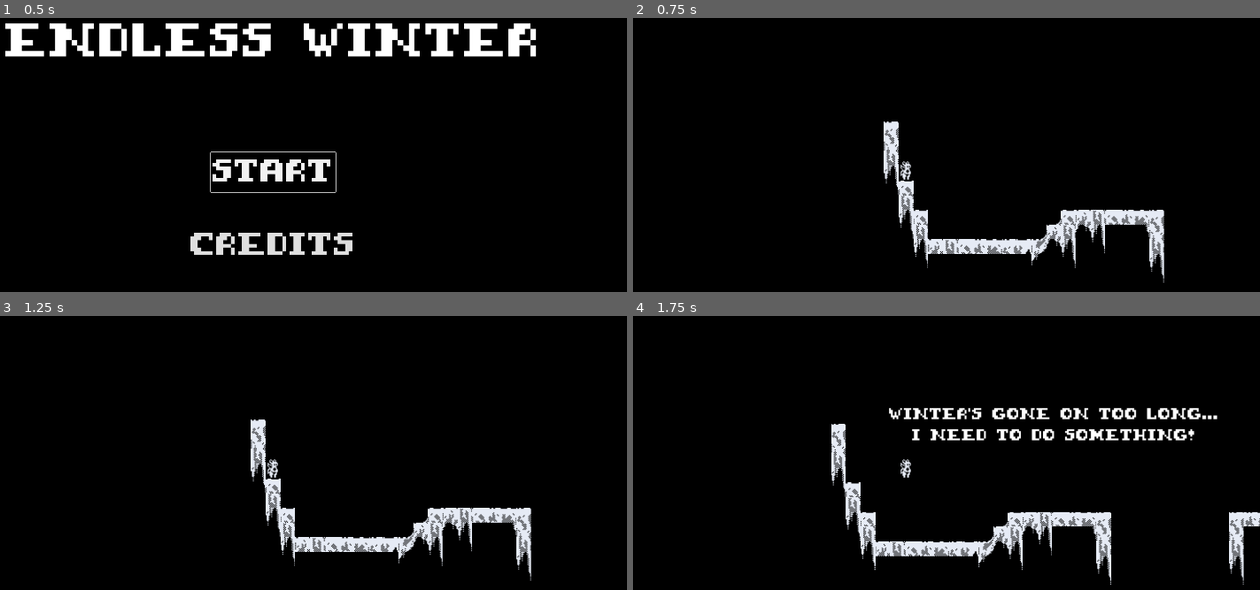
Above: before the commit, frames 1-4 (two rows, left to right).
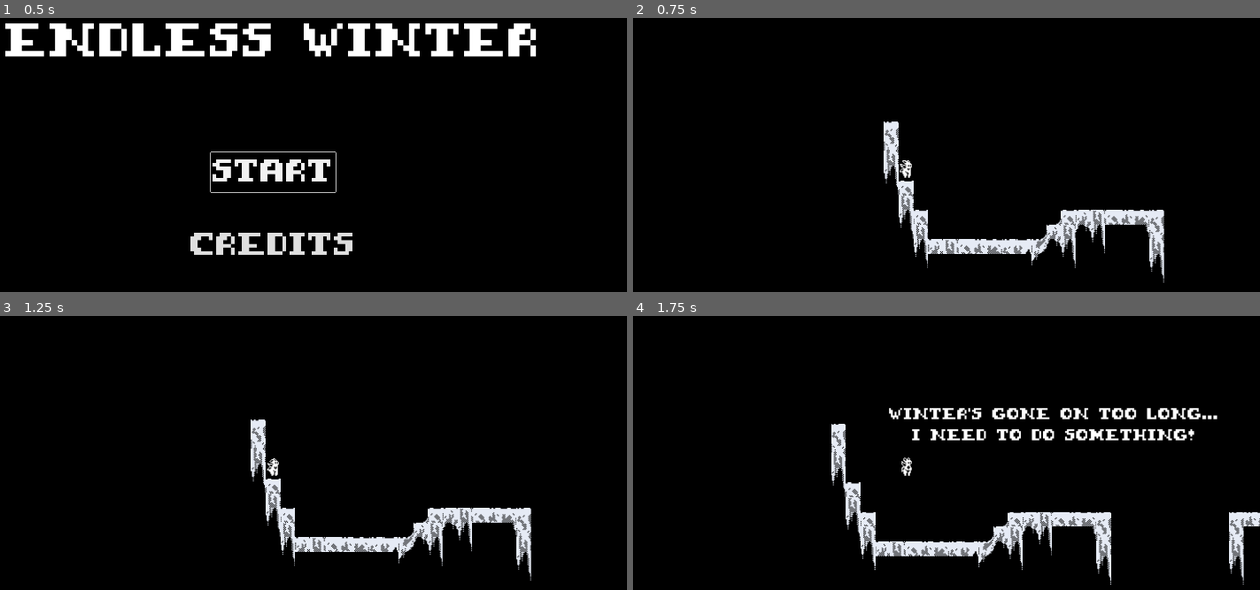
Above: after the commit, the same moments.

Repository: AstralRae/1BitJamNo5
Game: Godot game, scene res://main.tscn
Same seed, same stepped clock (60 frames per second), same inputs: the game is played once before the commit and once after it.
Inputs:
- Up to frame 1 (0.5 s): no input
- Up to frame 2 (0.75 s): click "Start" at 0.5 s
- Up to frame 3 (1.25 s): no input
- Up to frame 4 (1.75 s): tap J (vine) at 1.25 s; hold Right (ui_right) from 1.28 s (still down); hold J (vine) from 1.28 s (still down); tap Enter (ui_accept) at 1.52 s

Frame 1 is identical in both runs. In frame 2, 0.1% of the frame differs, in the area x 42-45%, y 51-60%; in frame 3, less than 0.1%; in frame 4, 0.1%.

Commit message:
Animations!

Diff:
--- a/level1.tscn
+++ b/level1.tscn
@@ -71,15 +71,15 @@
 shape = SubResource("RectangleShape2D_57awi")
 
 [node name="Label" type="Label" parent="Level1Layout"]
-offset_left = 1592.0
-offset_top = -298.0
-offset_right = 1820.0
-offset_bottom = -249.0
+offset_left = 1617.0
+offset_top = -304.0
+offset_right = 1887.0
+offset_bottom = -255.0
 theme = ExtResource("3_7hk28")
 theme_override_fonts/font = ExtResource("4_jwsg5")
 theme_override_font_sizes/font_size = 20
-text = "(Press \"J\" to
-slow down!)"
+text = "(Press \"J\" or Circle
+to slow down!)"
 horizontal_alignment = 1
 
 [node name="FirstPopup" type="Area2D" parent="."]
--- a/level_1.gd
+++ b/level_1.gd
@@ -22,6 +22,7 @@
 func reset_level():
 	$Player.position = $PlayerSpawn.position
 	$Player.publicReset.call()
+
 
 func _on_wind_area_entered(area: Area2D, new_wind_speed: float, new_wind_angle: float):
 	$Player.WIND_SPEED = new_wind_speed
--- a/player.gd
+++ b/player.gd
@@ -45,6 +45,7 @@
 func _ready():
 	## Load but hide the pause menu on scene load
 	$Camera2D/PauseMenu.hide()
+	$AnimatedSprite2D.play("idle")
 
 func _physics_process(delta: float):
 	# Display pause menu and pause the game
@@ -102,6 +103,14 @@
 		velocity.x = velocity.x/2
 		# TODO: Play vine animation
 
+	# Handle animations
+	if not is_on_floor():
+		$AnimatedSprite2D.play("jumping")
+	elif walkDirection:
+		$AnimatedSprite2D.play("running")
+	else:
+		$AnimatedSprite2D.play("idle")
+
 	move_and_slide()
 
 func reset():
--- /dev/null
+++ b/player.tres
@@ -0,0 +1,152 @@
+[gd_resource type="SpriteFrames" load_steps=20 format=3 uid="uid://qcb5ubvbbqw4"]
+
+[ext_resource type="Texture2D" uid="uid://buobs37wg23is" path="res://assets/character/character_animations.png" id="1_n4v14"]
+
+[sub_resource type="AtlasTexture" id="AtlasTexture_rieff"]
+atlas = ExtResource("1_n4v14")
+region = Rect2(0, 0, 16, 26)
+
+[sub_resource type="AtlasTexture" id="AtlasTexture_23vhp"]
+atlas = ExtResource("1_n4v14")
+region = Rect2(0, 26, 16, 26)
+
+[sub_resource type="AtlasTexture" id="AtlasTexture_3i6pa"]
+atlas = ExtResource("1_n4v14")
+region = Rect2(16, 26, 16, 26)
+
+[sub_resource type="AtlasTexture" id="AtlasTexture_tfypv"]
+atlas = ExtResource("1_n4v14")
+region = Rect2(32, 26, 16, 26)
+
+[sub_resource type="AtlasTexture" id="AtlasTexture_lr4al"]
+atlas = ExtResource("1_n4v14")
+region = Rect2(48, 26, 16, 26)
+
+[sub_resource type="AtlasTexture" id="AtlasTexture_qicjw"]
+atlas = ExtResource("1_n4v14")
+region = Rect2(64, 26, 16, 26)
+
+[sub_resource type="AtlasTexture" id="AtlasTexture_d6v7a"]
+atlas = ExtResource("1_n4v14")
+region = Rect2(80, 26, 16, 26)
+
+[sub_resource type="AtlasTexture" id="AtlasTexture_wlqtn"]
+atlas = ExtResource("1_n4v14")
+region = Rect2(96, 26, 16, 26)
+
+[sub_resource type="AtlasTexture" id="AtlasTexture_0dwha"]
+atlas = ExtResource("1_n4v14")
+region = Rect2(112, 26, 16, 26)
+
+[sub_resource type="AtlasTexture" id="AtlasTexture_4q1s2"]
+atlas = ExtResource("1_n4v14")
+region = Rect2(0, 78, 16, 26)
+
+[sub_resource type="AtlasTexture" id="AtlasTexture_i36wm"]
+atlas = ExtResource("1_n4v14")
+region = Rect2(16, 78, 16, 26)
+
+[sub_resource type="AtlasTexture" id="AtlasTexture_mc3td"]
+atlas = ExtResource("1_n4v14")
+region = Rect2(32, 78, 16, 26)
+
+[sub_resource type="AtlasTexture" id="AtlasTexture_l3kdy"]
+atlas = ExtResource("1_n4v14")
+region = Rect2(48, 78, 16, 26)
+
+[sub_resource type="AtlasTexture" id="AtlasTexture_36dnh"]
+atlas = ExtResource("1_n4v14")
+region = Rect2(64, 78, 16, 26)
+
+[sub_resource type="AtlasTexture" id="AtlasTexture_nqkmt"]
+atlas = ExtResource("1_n4v14")
+region = Rect2(0, 52, 16, 26)
+
+[sub_resource type="AtlasTexture" id="AtlasTexture_njgqb"]
+atlas = ExtResource("1_n4v14")
+region = Rect2(16, 52, 16, 26)
+
+[sub_resource type="AtlasTexture" id="AtlasTexture_qvnr3"]
+atlas = ExtResource("1_n4v14")
+region = Rect2(32, 52, 16, 26)
+
+[sub_resource type="AtlasTexture" id="AtlasTexture_ymt24"]
+atlas = ExtResource("1_n4v14")
+region = Rect2(48, 52, 16, 26)
+
+[resource]
+animations = [{
+"frames": [{
+"duration": 1.0,
+"texture": SubResource("AtlasTexture_rieff")
+}],
+"loop": true,
+"name": &"default",
+"speed": 5.0
+}, {
+"frames": [{
+"duration": 1.0,
+"texture": SubResource("AtlasTexture_23vhp")
+}, {
+"duration": 1.0,
+"texture": SubResource("AtlasTexture_3i6pa")
+}, {
+"duration": 1.0,
+"texture": SubResource("AtlasTexture_tfypv")
+}, {
+"duration": 1.0,
+"texture": SubResource("AtlasTexture_lr4al")
+}, {
+"duration": 1.0,
+"texture": SubResource("AtlasTexture_qicjw")
+}, {
+"duration": 1.0,
+"texture": SubResource("AtlasTexture_d6v7a")
+}, {
+"duration": 1.0,
+"texture": SubResource("AtlasTexture_wlqtn")
+}, {
+"duration": 1.0,
+"texture": SubResource("AtlasTexture_0dwha")
+}],
+"loop": true,
+"name": &"idle",
+"speed": 5.0
+}, {
+"frames": [{
+"duration": 1.0,
+"texture": SubResource("AtlasTexture_4q1s2")
+}, {
+"duration": 1.0,
+"texture": SubResource("AtlasTexture_i36wm")
+}, {
+"duration": 1.0,
+"texture": SubResource("AtlasTexture_mc3td")
+}, {
+"duration": 1.0,
+"texture": SubResource("AtlasTexture_l3kdy")
+}, {
+"duration": 1.0,
+"texture": SubResource("AtlasTexture_36dnh")
+}],
+"loop": true,
+"name": &"jumping",
+"speed": 5.0
+}, {
+"frames": [{
+"duration": 1.0,
+"texture": SubResource("AtlasTexture_nqkmt")
+}, {
+"duration": 1.0,
+"texture": SubResource("AtlasTexture_njgqb")
+}, {
+"duration": 1.0,
+"texture": SubResource("AtlasTexture_qvnr3")
+}, {
+"duration": 1.0,
+"texture": SubResource("AtlasTexture_ymt24")
+}],
+"loop": true,
+"name": &"running",
+"speed": 5.0
+}]
--- a/player.tscn
+++ b/player.tscn
@@ -1,8 +1,8 @@
 [gd_scene load_steps=5 format=3 uid="uid://lk87bq5dpccu"]
 
 [ext_resource type="Script" path="res://player.gd" id="1_x6sbc"]
-[ext_resource type="Texture2D" uid="uid://drp4ivk10g35" path="res://assets/character/character.png" id="2_mixxm"]
 [ext_resource type="PackedScene" uid="uid://cmyisppnqsx3h" path="res://pausemenu.tscn" id="3_fhxwb"]
+[ext_resource type="SpriteFrames" uid="uid://qcb5ubvbbqw4" path="res://player.tres" id="3_hwew2"]
 
 [sub_resource type="RectangleShape2D" id="RectangleShape2D_kpp0u"]
 size = Vector2(16, 24)
@@ -10,9 +10,6 @@
 [node name="Player" type="CharacterBody2D"]
 process_mode = 1
 script = ExtResource("1_x6sbc")
-
-[node name="Sprite2D" type="Sprite2D" parent="."]
-texture = ExtResource("2_mixxm")
 
 [node name="CollisionShape2D" type="CollisionShape2D" parent="."]
 position = Vector2(0, -3)
@@ -38,5 +35,10 @@
 wait_time = 0.1
 one_shot = true
 
+[node name="AnimatedSprite2D" type="AnimatedSprite2D" parent="."]
+position = Vector2(0, -2)
+sprite_frames = ExtResource("3_hwew2")
+animation = &"idle"
+
 [connection signal="quit_signal" from="Camera2D/PauseMenu" to="." method="_on_pause_menu_quit_signal"]
 [connection signal="resume_signal" from="Camera2D/PauseMenu" to="." method="_on_pause_menu_resume_signal"]
